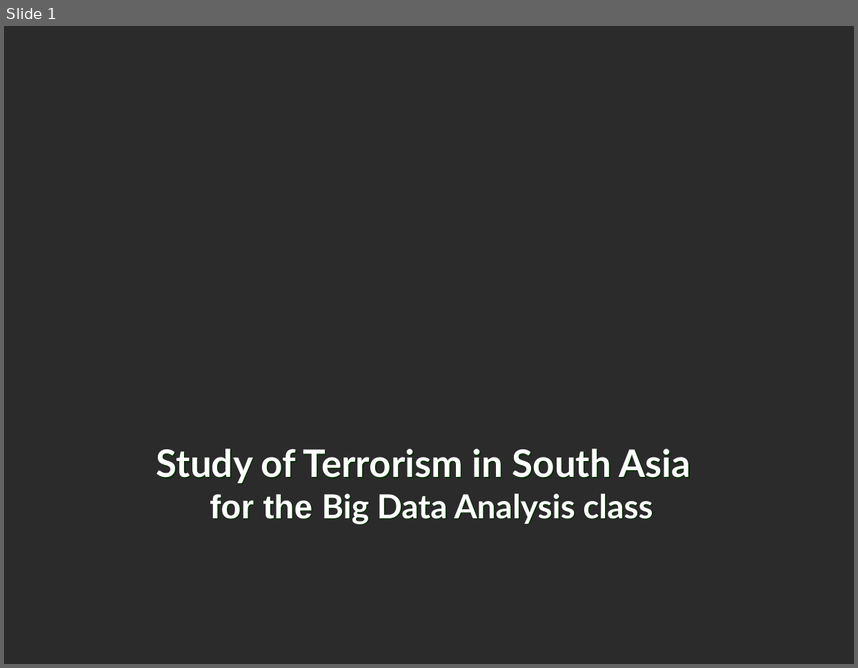
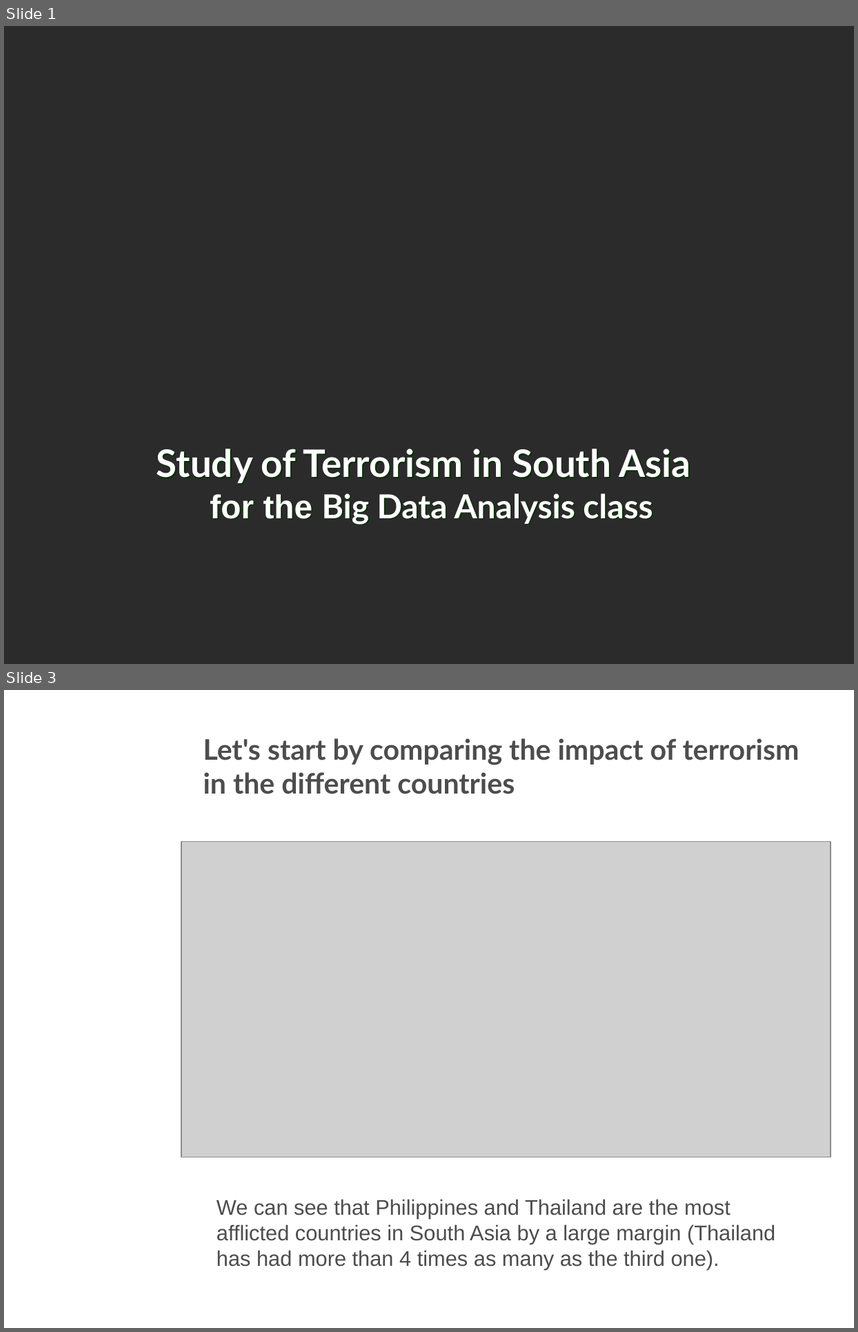
Before and after one commit to ImAFK/NTUST-Big-Terrorism, a slide deck: BigDataSlides.pptx. Shown one above the other, each under a label of ours: slide 1 before the commit, slides 1 and 3 after it; the slides between them are not shown. The pictures are 858x668 and 858x1332 pixels, drawn with LibreOffice and Linux fonts; fonts in the diff are those of the drawing; grey boxes stand for pictures; background and template pictures are left out; a plain dark background stands for a picture behind light text. Boxes give left, top, right and bottom in pixels: in the first picture for what was removed or moved away, otherwise in the second. Text is boxed around its words. In the diff, an @@ line names an element or a change of style, - is before the commit and + after.

```diff
--- a/BigDataSlides.pptx
+++ b/BigDataSlides.pptx
@@ slide 3 added at (x1=4, y1=690, x2=854, y2=1328), background picture (left out) @@
@@ text added at (x1=203, y1=738, x2=800, y2=794), 24 pt, text #4D4D4D, bold @@
+Let's start by comparing the impact of terrorism in the different countries
@@ picture added at (x1=181, y1=841, x2=831, y2=1156) @@
@@ text added at (x1=217, y1=1199, x2=775, y2=1270), 18 pt, text #4D4D4D @@
+We can see that Philippines and Thailand are the most afflicted countries in South Asia by a large margin (Thailand has had more than 4 times as many as the third one).
```
Also in this commit, not shown: 1 other slide added, 4 slides removed.
